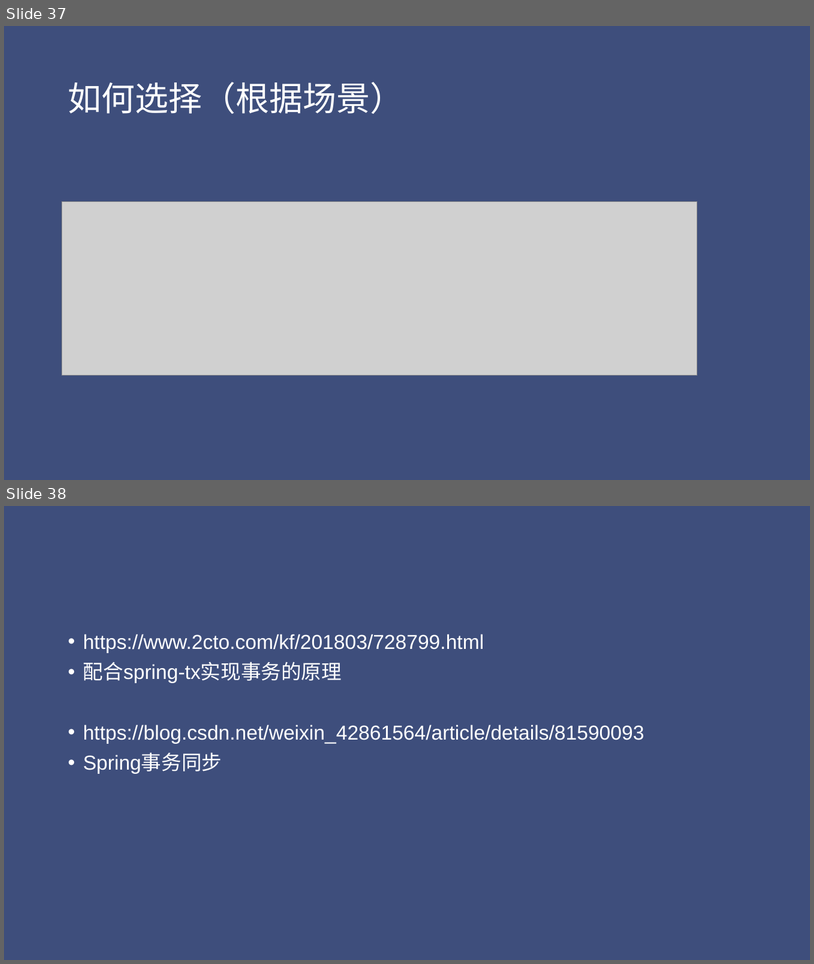
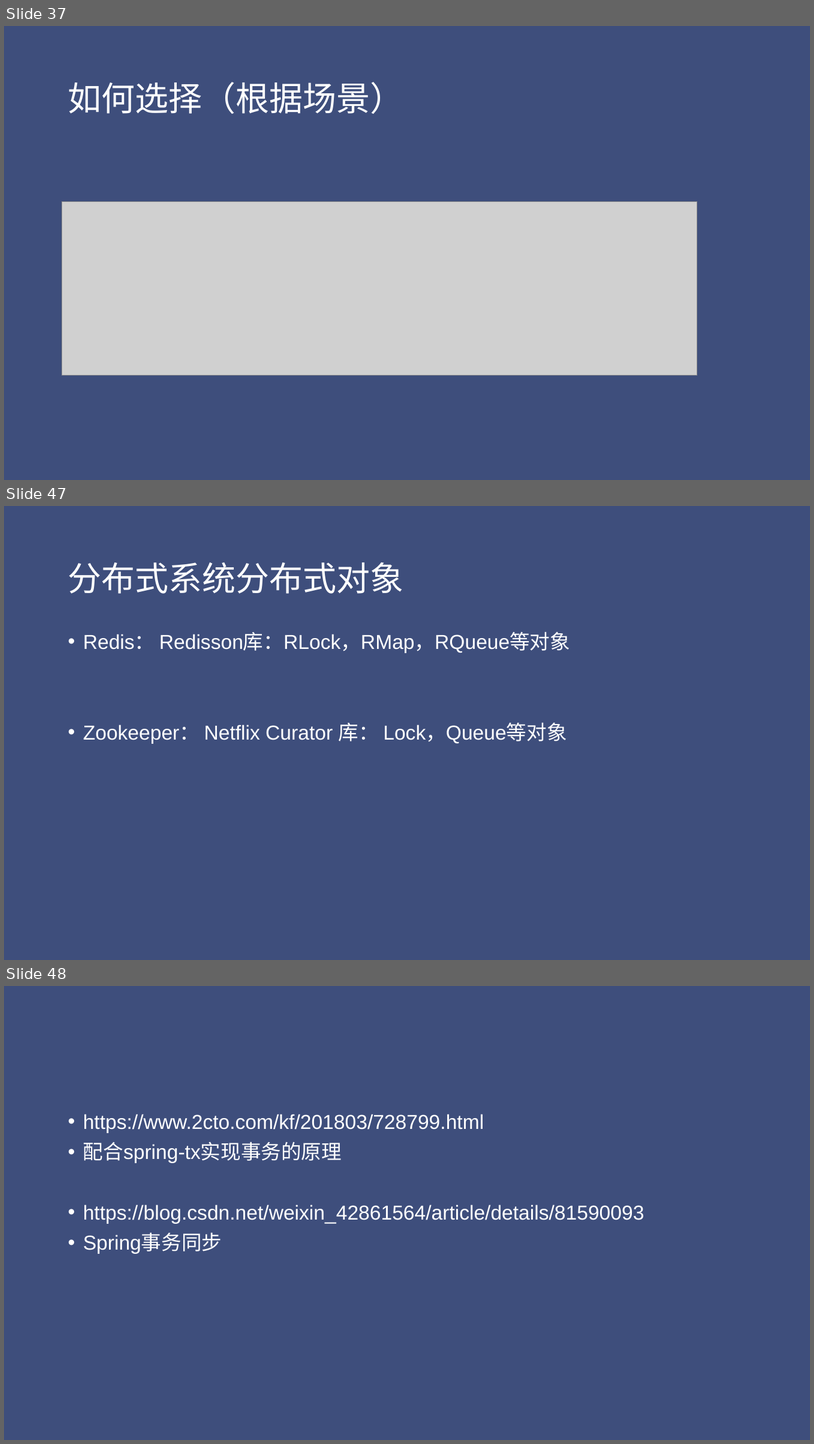
Before and after one commit to jungle0127/springcloudstudy, a slide deck: docs/distributedsystemtransaction.pptx. Shown one above the other, each under a label of ours: slides 37 and 38 before the commit, slides 37, 47 and 48 after it; the slides between them are not shown. The pictures are 814x964 and 814x1444 pixels, drawn with LibreOffice and Linux fonts; fonts in the diff are those of the drawing; grey boxes stand for pictures. Boxes give left, top, right and bottom in pixels: in the first picture for what was removed or moved away, otherwise in the second. Text is boxed around its words. In the diff, an @@ line names an element or a change of style, - is before the commit and + after.

```diff
--- a/docs/distributedsystemtransaction.pptx
+++ b/docs/distributedsystemtransaction.pptx
@@ slide 47 added at (x1=4, y1=506, x2=810, y2=960), background #3E4E7C @@
@@ title added at (x1=68, y1=562, x2=404, y2=594), 40 pt, text #FFFFFF @@
+分布式系统分布式对象
@@ text added at (x1=83, y1=633, x2=570, y2=744), 24 pt, text #FFFFFF @@
+• Redis： Redisson库：RLock，RMap，RQueue等对象
+• Zookeeper： Netflix Curator 库： Lock，Queue等对象
@@ what was slide 38 is now slide 48 @@
```
Also in this commit, not shown: 9 other slides added.
